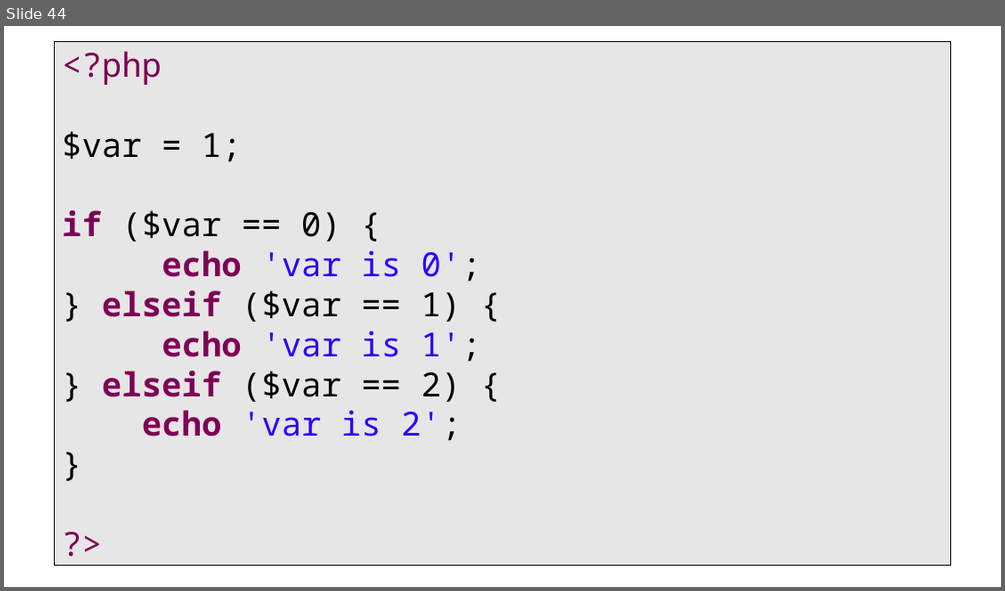
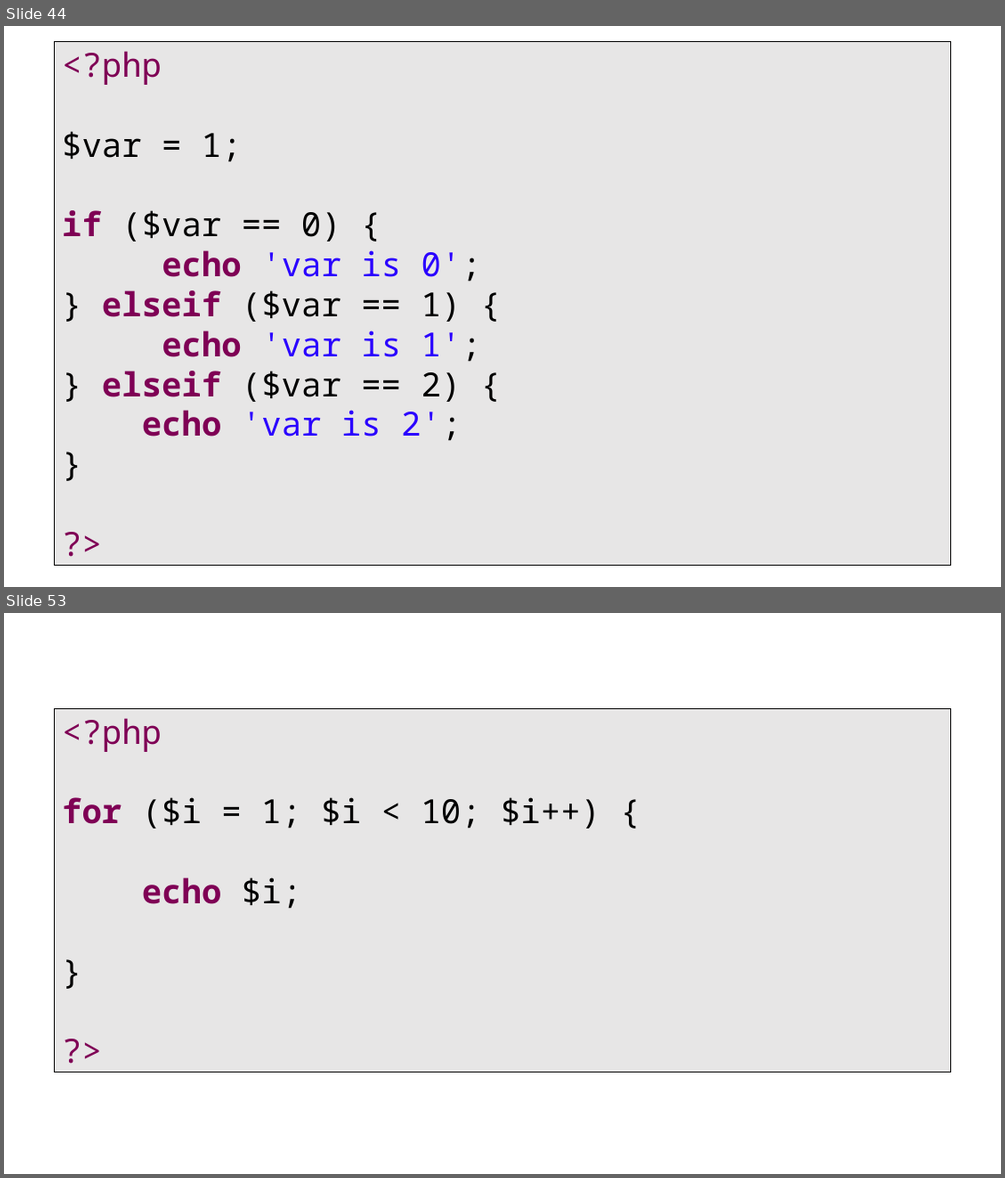
Before and after one commit to PHPEmbark/curriculum, a slide deck: course/1 - Basic Programming/Basics Of Programming.pptx. Shown one above the other, each under a label of ours: slide 44 before the commit, slides 44 and 53 after it; the slides between them are not shown. The pictures are 1005x591 and 1005x1178 pixels, drawn with LibreOffice and Linux fonts; fonts in the diff are those of the drawing. Boxes give left, top, right and bottom in pixels: in the first picture for what was removed or moved away, otherwise in the second. Text is boxed around its words. In the diff, an @@ line names an element or a change of style, - is before the commit and + after.

```diff
--- a/course/1 - Basic Programming/Basics Of Programming.pptx
+++ b/course/1 - Basic Programming/Basics Of Programming.pptx
@@ slide 53 added at (4, 613, 1001, 1174), background #FFFFFF @@
@@ rectangle added at (4, 617, 19, 647), fill #FFFFFF @@
@@ text added at (55, 705, 951, 1075), fill #E7E6E6, outline #000000 0.75 pt, 32 pt, text #000000 @@
+<?php
+for ($i = 1; $i < 10; $i++) {
+echo $i;
+}
+?>
```
Also in this commit, not shown: 8 other slides added.
